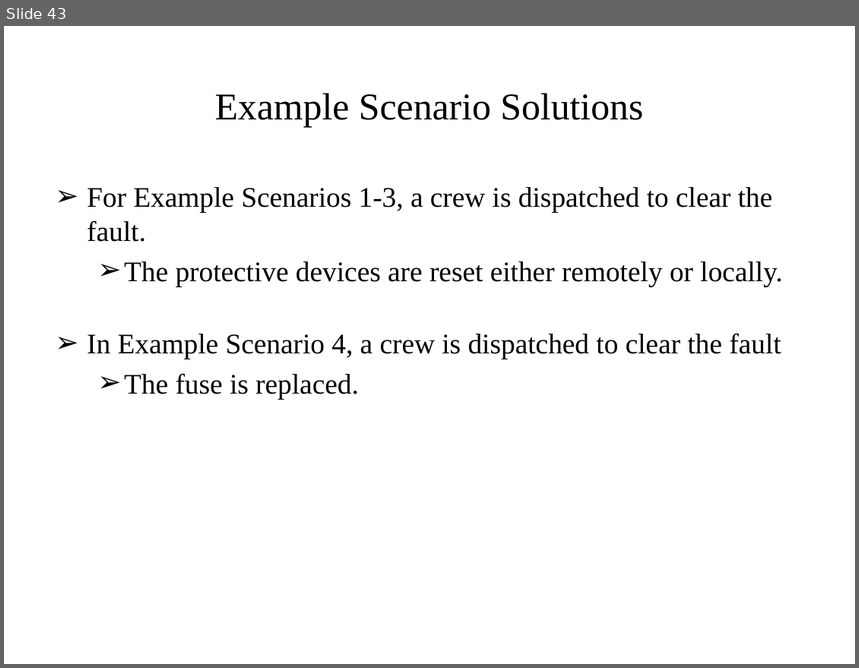
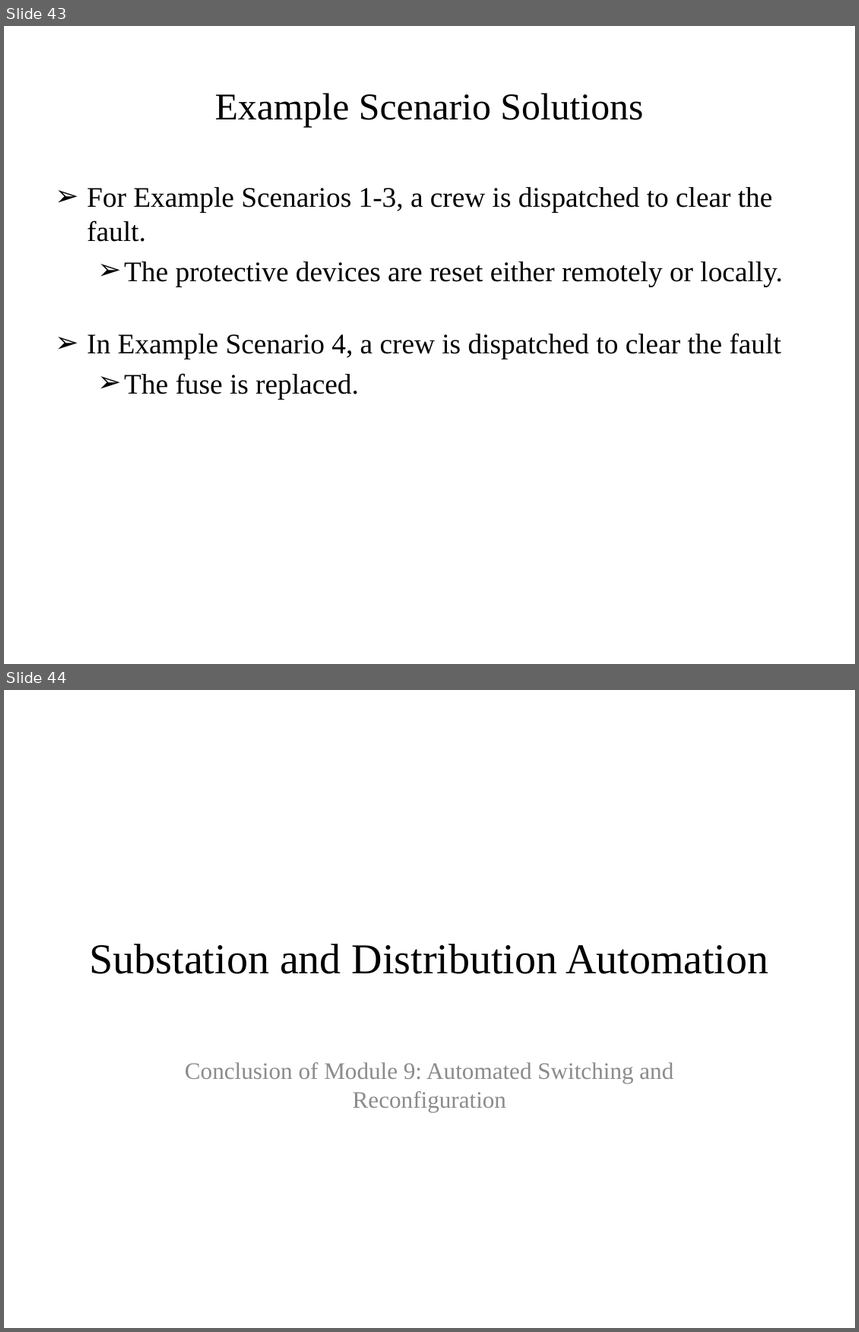
Before and after one commit to gridlab-d/course, a slide deck: University of Washington Class/Module 9 - Automated switching and reconfiguration.pptx. Shown one above the other, each under a label of ours: slide 43 before the commit, slides 43 and 44 after it. The pictures are 859x668 and 859x1332 pixels, drawn with LibreOffice and Linux fonts; fonts in the diff are those of the drawing; background and template pictures are left out. Boxes give left, top, right and bottom in pixels: in the first picture for what was removed or moved away, otherwise in the second. Text is boxed around its words. In the diff, an @@ line names an element or a change of style, - is before the commit and + after.

```diff
--- a/University of Washington Class/Module 9 - Automated switching and reconfiguration.pptx
+++ b/University of Washington Class/Module 9 - Automated switching and reconfiguration.pptx
@@ slide 44 added at (4,690,855,1328), background #FFFFFF @@
@@ title added at (90,944,769,974), 36 pt, text #000000 @@
+Substation and Distribution Automation
@@ subtitle added at (185,1062,674,1112), 20 pt, text #8C8C8C @@
+Conclusion of Module 9: Automated Switching and Reconfiguration
```
Also in this commit, not shown: 1 slide removed, 4 other files.
